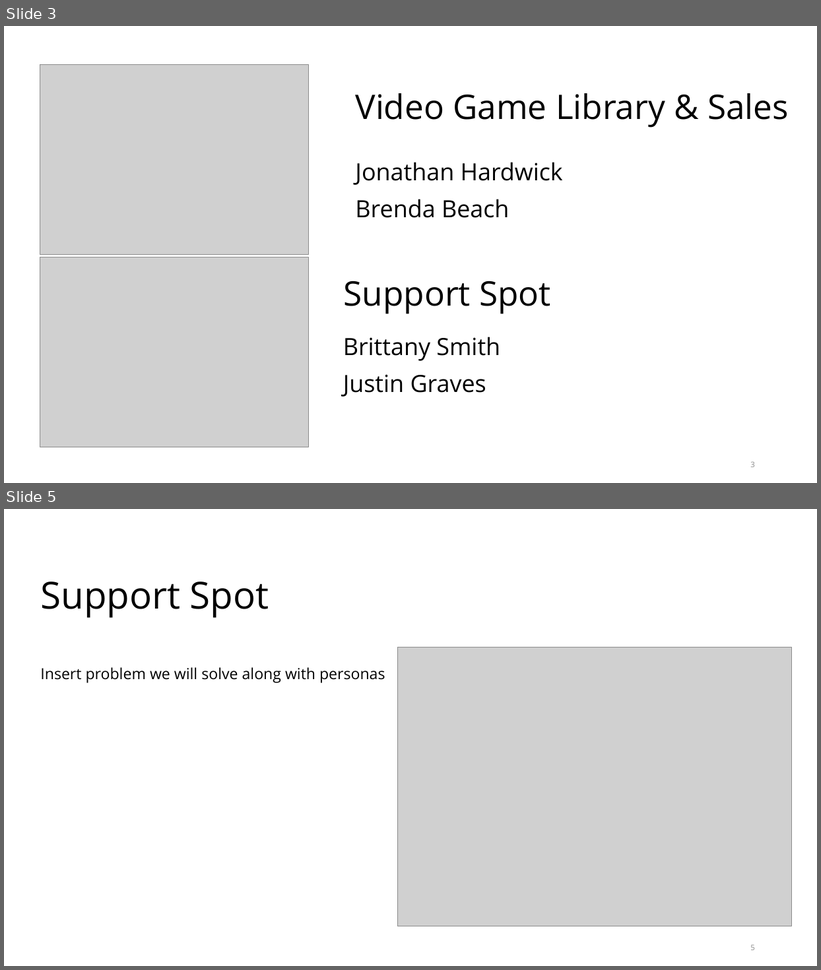
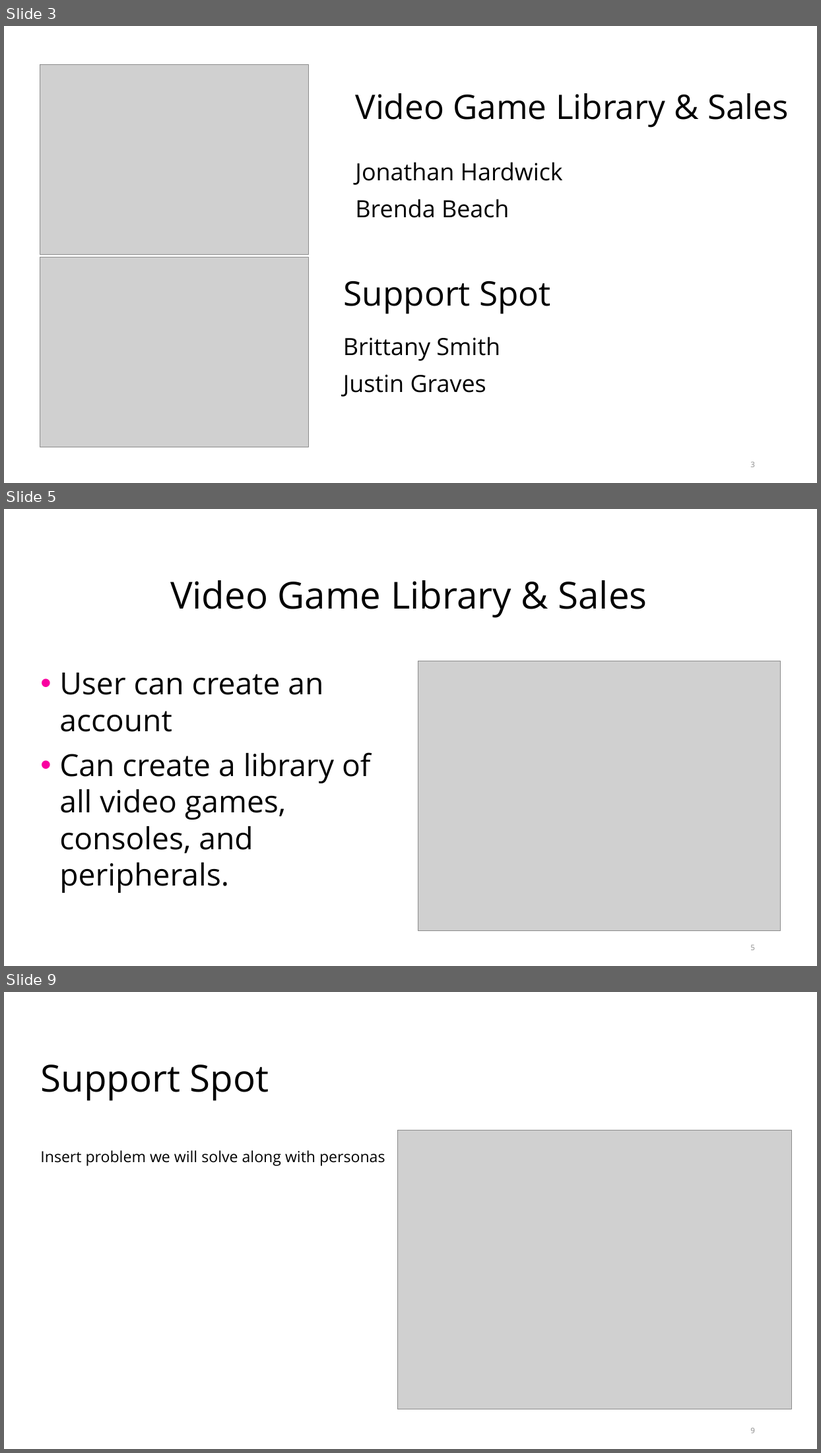
Before and after one commit to MrChiff/CSC289, a slide deck: LLAMA Inc.pptx. Shown one above the other, each under a label of ours: slides 3 and 5 before the commit, slides 3, 5 and 9 after it; the slides between them are not shown. The pictures are 821x970 and 821x1453 pixels, drawn with LibreOffice and Linux fonts; fonts in the diff are those of the drawing; grey boxes stand for pictures. Boxes give left, top, right and bottom in pixels: in the first picture for what was removed or moved away, otherwise in the second. Text is boxed around its words. In the diff, an @@ line names an element or a change of style, - is before the commit and + after.

Commit message:
Added slides for Video game library and sales portion of pitch

```diff
--- a/LLAMA Inc.pptx
+++ b/LLAMA Inc.pptx
@@ slide 5 added at [4, 509, 817, 966], background #FFFFFF; not listed: 2 template elements that a slide beside it also shows @@
@@ title added at [170, 580, 647, 618], 44 pt, text #000000 @@
+Video Game Library & Sales
@@ picture added at [418, 661, 781, 931] @@
@@ text added at [59, 673, 371, 893], 36 pt, text #000000 @@
+• User can create an account
+• Can create a library of all video games, consoles, and peripherals.
@@ page number added at [750, 945, 755, 951], 9 pt, text #8C8C8C @@
+5
@@ what was slide 5 is now slide 9 @@
@@ page number at [750, 1428, 755, 1434]: text changed @@
-5
+9
```
Also in this commit, not shown: 1 slide changed, 3 other slides added, 7 slides removed.
